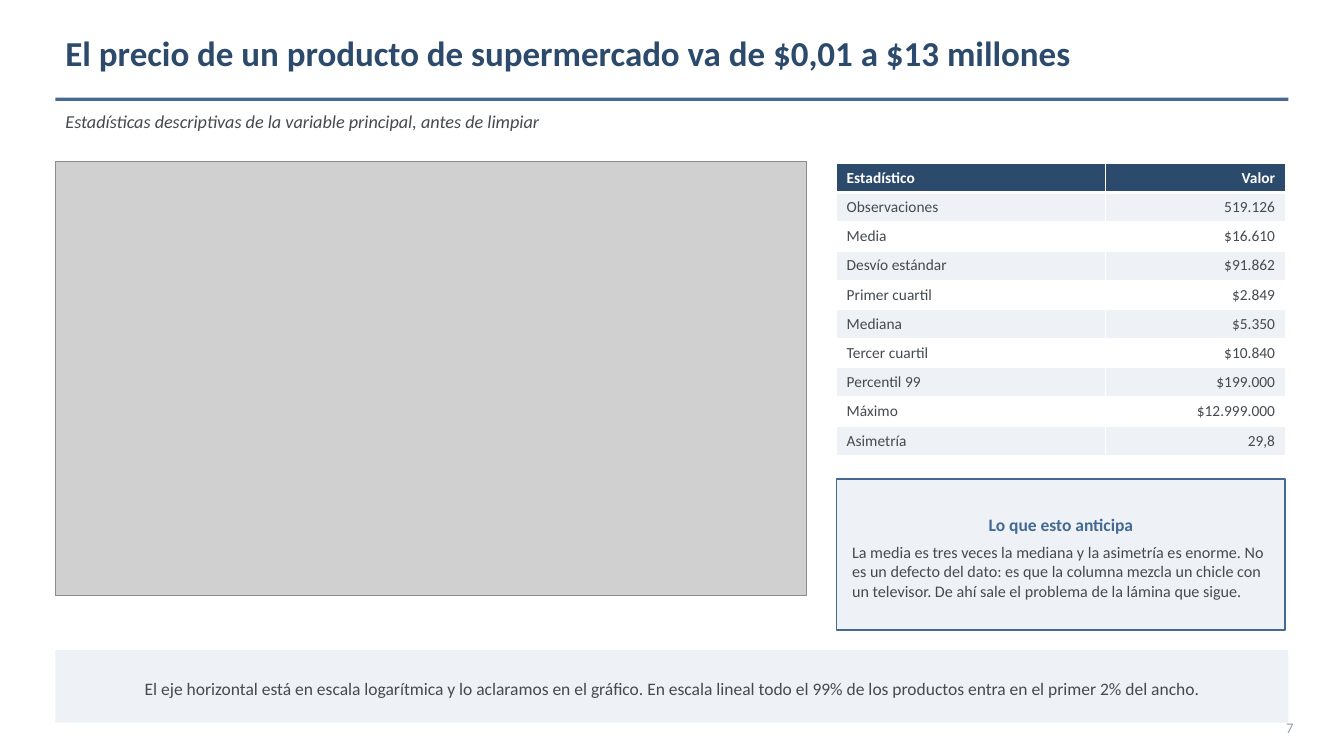
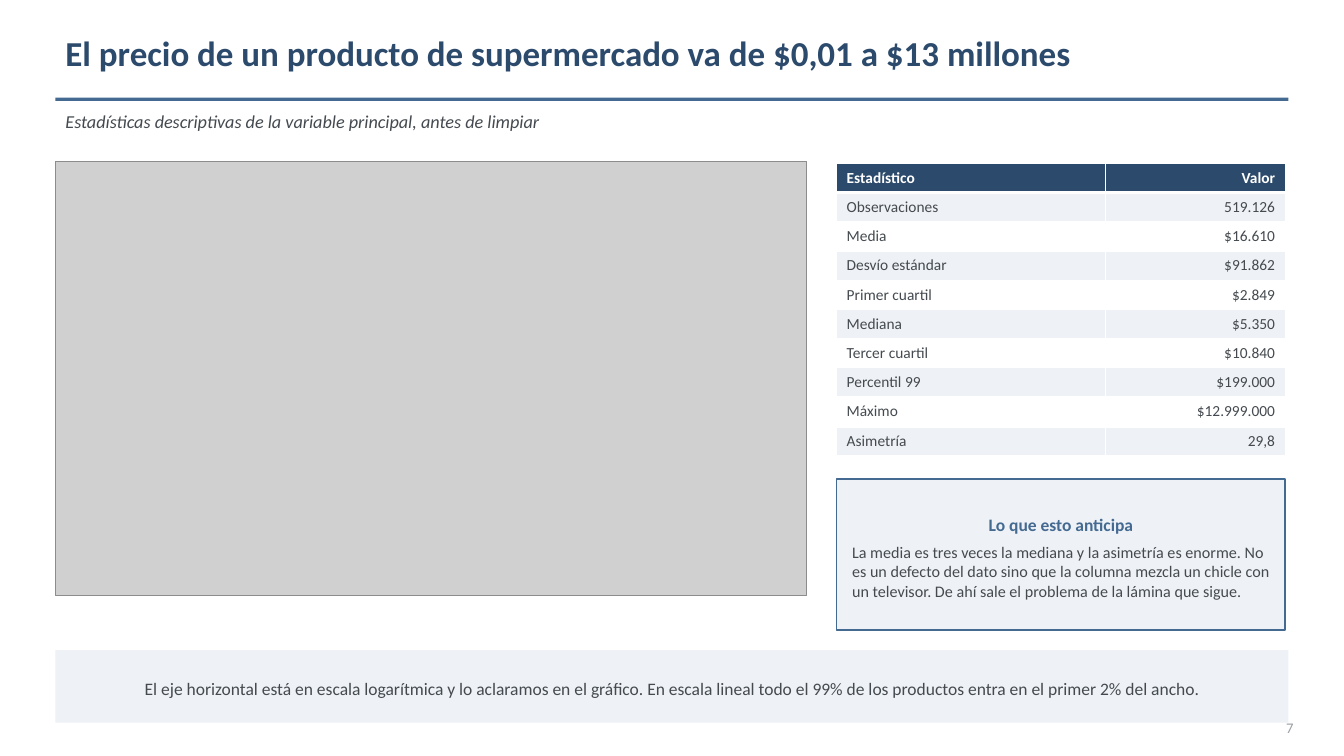
Before and after one commit to solguerrero0501-ux/tp-grupo03, a slide deck: slide 7 of presentacion/TP_CienciaDeDatos_EntregaFinal_Grupo3.pptx. Drawn at 1344x756 pixels with LibreOffice and Linux fonts; fonts in the diff are those of the drawing; grey boxes stand for pictures. Boxes give left, top, right and bottom in pixels: in the first picture for what was removed or moved away, otherwise in the second. Text is boxed around its words. In the diff, an @@ line names an element or a change of style, - is before the commit and + after.

```diff
--- a/presentacion/TP_CienciaDeDatos_EntregaFinal_Grupo3.pptx
+++ b/presentacion/TP_CienciaDeDatos_EntregaFinal_Grupo3.pptx
@@ text in rectangle at [852, 547, 1270, 600]: text changed @@
-La media es tres veces la mediana y la asimetría es enorme. No es un defecto del dato: es que la columna mezcla un chicle con un televisor. De ahí sale el problema de la lámina que sigue.
+La media es tres veces la mediana y la asimetría es enorme. No es un defecto del dato sino que la columna mezcla un chicle con un televisor. De ahí sale el problema de la lámina que sigue.
```
Also in this commit, not shown: 21 other slides changed.
